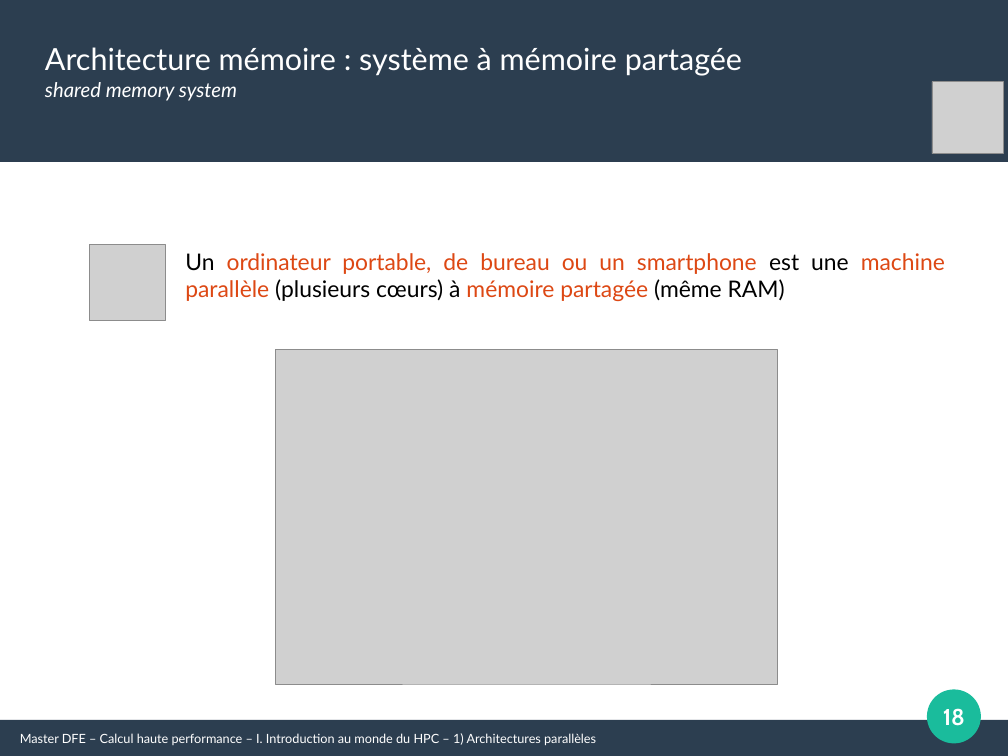
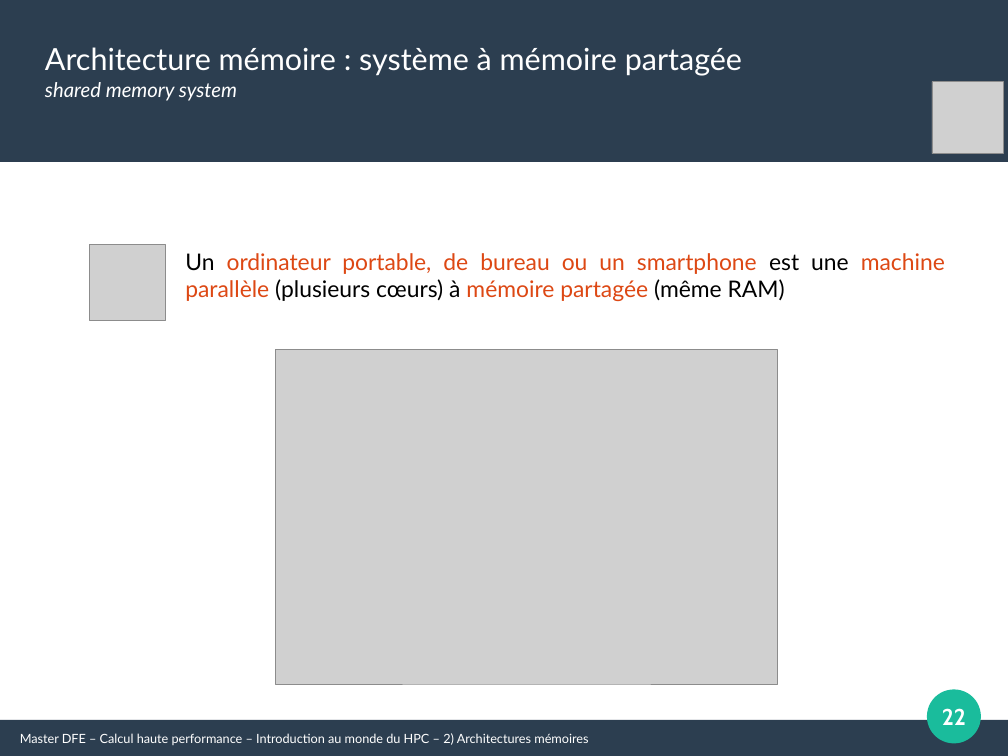
Before and after one commit to Maison-de-la-Simulation/HPC-DFE-Paris-Saclay, a slide deck: slide 22 of support/Introduction_HPC.odp (slide 18 before the commit). Drawn at 1008x756 pixels with LibreOffice and Linux fonts; fonts in the diff are those of the drawing; grey boxes stand for pictures. Boxes give left, top, right and bottom in pixels: in the first picture for what was removed or moved away, otherwise in the second. Text is boxed around its words. In the diff, an @@ line names an element or a change of style, - is before the commit and + after.

Commit message:
Update Introduction to HPC

```diff
--- a/support/Introduction_HPC.odp
+++ b/support/Introduction_HPC.odp
@@ page number at [942,708,966,725]: text changed @@
-18
+22
@@ text at [20,733,588,745]: text changed @@
-Master DFE – Calcul haute performance – I. Introduction au monde du HPC – 1) Architectures parallèles
+Master DFE – Calcul haute performance – Introduction au monde du HPC – 2) Architectures mémoires
```
Also in this commit, not shown: 35 other slides changed, 4 slides added, 1 other file.
